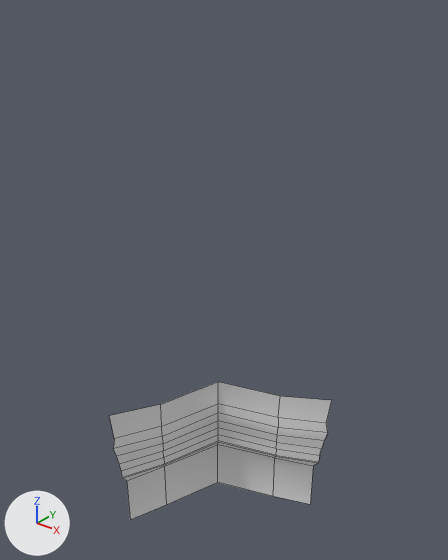
Two versions of the FBX model Resources/Assets/Meshes/WallCornerOutside.fbx, one commit apart.
Before and after are seen from a 50 mm lens placed at (0.00355, -0.00296, 0.00437), pointed at (0.00065, 0.00067, 0.00212). Every picture has the same lights, and +X, +Y and +Z are marked at lower left. Mesh edges are drawn as thin lines.

Objects in the first picture: 'WallOutSide.002'.
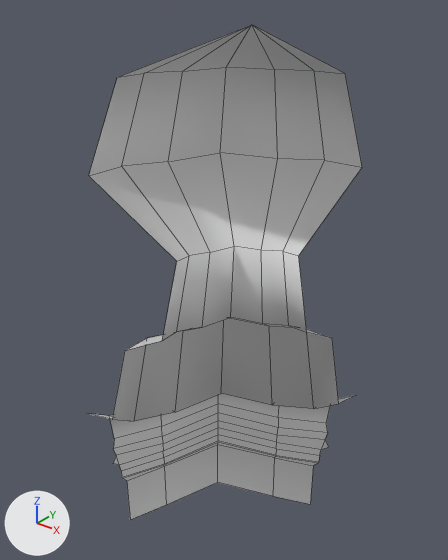
Location of each change, [x1, y1, x2, y2] in pixels of the pictures (448 x 560 px):
'WallOutSide.002', reshaped (22% wider, 257% taller)
    before: [109, 382, 332, 520]
    after: [89, 25, 362, 520]
part 1 of me_untitled_056, built on
    before: [115, 428, 327, 468]
    after: [89, 25, 362, 468]

Edits to the bpy script that builds the scene:
```text
Change me_untitled_056:
    used by ob_walloutside_002; location = (0.0, 0.0, 0.0); scale = (0.0, 0.0, 0.0)
    remove me_untitled_056.from_pydata(...)  # 50 vertices, 36 faces; spans x -100.0..1361.0, y -61.0..1400.0, z -600.0..800.0
    add me_untitled_056.from_pydata(...)  # 101 vertices, 82 faces; spans x -100.0..1600.0, y -300.0..1400.0, z -600.0..4167.0
    me_untitled_056 part 1
    4 vertices move from x -100.0..1322.0, y -22.0..1400.0, z 193.0..299.0 to x -100.0..1326.0, y -26.0..1400.0, z 178.0..313.0
    51 vertices are added at x -100.0..1600.0, y -300.0..1400.0, z 243.0..4167.0
    46 new faces join them
```
